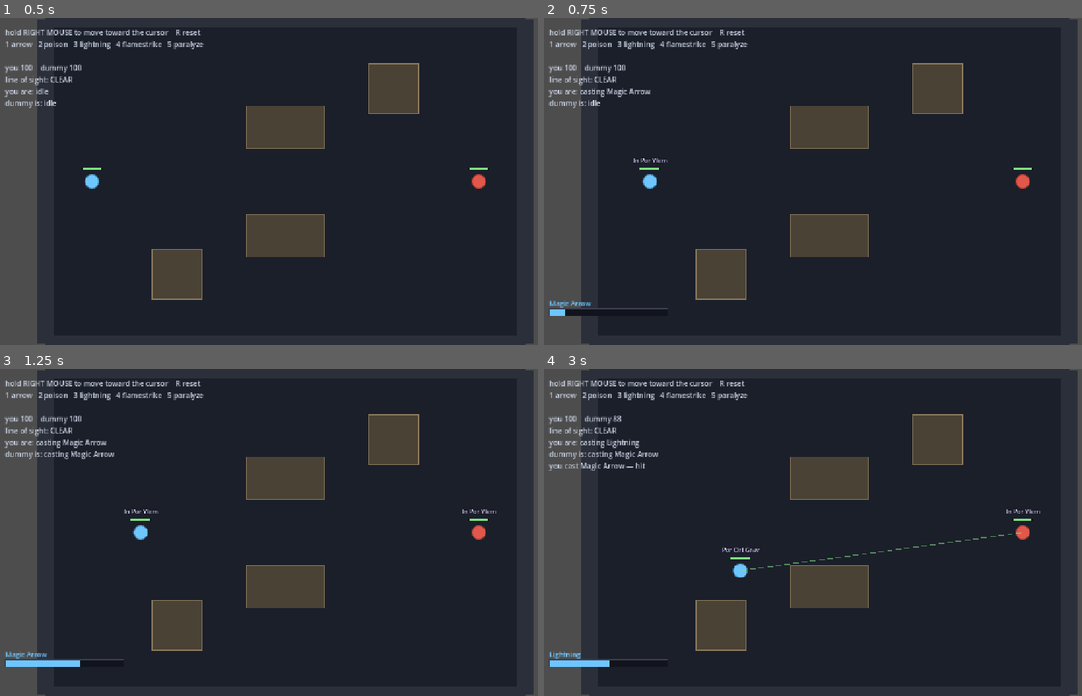
Above: before the commit, frames 1-4 (two rows, left to right).
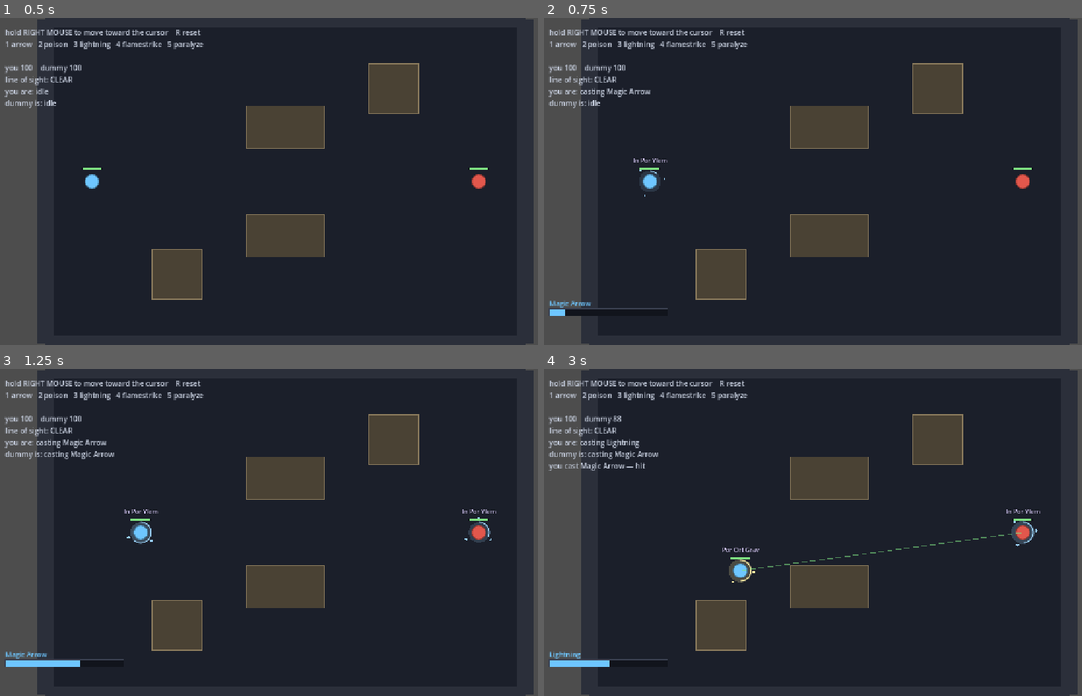
Above: after the commit, the same moments.

Repository: sirdeaz/uo-arena
Game: Godot game, scene res://autoload/boot.tscn
Same seed, same stepped clock (60 frames per second), same inputs: the game is played once before the commit and once after it.
Inputs (mouse positions are in pixels of both pictures, inside the frame that each line leads up to):
- Up to frame 1 (0.5 s): no input
- Up to frame 2 (0.75 s): tap Enter at 0.5 s; move the mouse to (958, 165) at 0.52 s; hold D from 0.53 s (still down); tap 1 at 0.6 s; click (958, 165) at 0.67 s
- Up to frame 3 (1.25 s): keep holding D
- Up to frame 4 (3 s): move the mouse to (710, 548) at 1.27 s; release D at 1.28 s; hold S 1.28-2.03 s; tap 2 at 1.35 s; move the mouse to (888, 460) at 2.02 s; hold D 2.03-2.78 s; tap 3 at 2.1 s; move the mouse to (802, 597) at 2.77 s; hold W from 2.78 s (still down); tap 4 at 2.85 s; click (802, 597) at 2.92 s

Frame 1 is identical in both runs. In frame 2, 0.1% of the frame differs, in the area x 17-23%, y 46-55%; in frame 3, 0.2%; in frame 4, 0.3%, in the area x 34-92%, y 46-66%.

Commit message:
Animate casting: charging runes, release and failure bursts
A caster now shows a gathering glow, a ring that fills with real cast progress,
and runes that orbit faster and draw inward as the spell comes together. All of
it is keyed to actual progress, so it reads as how-far-along rather than as
decoration, and it pairs with the mantra as the opponent's information.

Completion throws a ring outward; a fizzle or an interrupt collapses one
inward, so success and failure are distinguishable at a glance without reading
the cast bar.

Spell colour moves to client/spell_visuals.gd rather than onto SpellData, since
the server resolves spells without needing to know what orange means. Colours
are pinned as distinct for the same reason mantras are: two spells that look
alike mid-cast cannot be told apart.

Co-Authored-By: Claude Opus 5 <noreply@anthropic.com>

Diff:
--- a/client/fighter.gd
+++ b/client/fighter.gd
@@ -14,10 +14,19 @@
 
 const MANTRA_COLOR := Color("#dcd0ff")
 
+## How long the release / fizzle / interrupt burst stays on screen.
+const BURST_SECONDS: float = 0.4
+const RUNE_COUNT: int = 3
+
 @export var body_color: Color = Color("#6ec6ff")
 @export var player_controlled: bool = false
 
 var combatant: Combatant
+
+var _anim_time: float = 0.0
+var _burst_remaining: float = 0.0
+var _burst_color: Color = Color.WHITE
+var _burst_expands: bool = true
 
 
 func _ready() -> void:
@@ -35,9 +44,28 @@
 
 	combatant.position = global_position
 
+	var state := combatant.entity_state
+	state.cast_completed.connect(
+		func(spell: SpellData) -> void: _burst(SpellVisuals.color_for(spell), true)
+	)
+	state.cast_fizzled.connect(
+		func(_spell: SpellData, _reason: String) -> void: _burst(Color("#8a8f9c"), false)
+	)
+	state.cast_interrupted.connect(
+		func(_spell: SpellData) -> void: _burst(Color("#ffa447"), false)
+	)
+
+
+func _burst(color: Color, expands: bool) -> void:
+	_burst_color = color
+	_burst_expands = expands
+	_burst_remaining = BURST_SECONDS
+
 
 func _physics_process(delta: float) -> void:
 	combatant.tick_status(delta)
+	_anim_time += delta
+	_burst_remaining = maxf(0.0, _burst_remaining - delta)
 
 	var direction := Vector2.ZERO
 	if player_controlled and combatant.can_move():
@@ -76,6 +104,9 @@
 
 
 func _draw() -> void:
+	_draw_cast_animation()
+	_draw_burst()
+
 	draw_circle(Vector2.ZERO, RADIUS, body_color)
 	draw_arc(Vector2.ZERO, RADIUS, 0.0, TAU, 32, body_color.darkened(0.4), 2.0, true)
 
@@ -86,6 +117,63 @@
 
 	_draw_health_bar()
 	_draw_mantra()
+
+
+## Charging animation: a glow that brightens, a ring that fills with cast progress, and
+## runes that orbit faster and draw inward as the spell nears release. All of it is
+## keyed to real cast progress, so it doubles as a read on how far along they are.
+func _draw_cast_animation() -> void:
+	var state := combatant.entity_state
+
+	if state.current_state == EntityState.State.RECOVERING:
+		var recovery := state.recovery_time_elapsed / Constants.GLOBAL_CAST_RECOVERY_SECONDS
+		draw_arc(
+			Vector2.ZERO, RADIUS + 8.0, 0.0, TAU, 32,
+			Color("#8a8f9c", 0.35 * (1.0 - recovery)), 2.0, true
+		)
+		return
+
+	if state.current_state != EntityState.State.CASTING:
+		return
+
+	var progress := clampf(
+		state.cast_time_elapsed / state.current_spell.cast_time_seconds, 0.0, 1.0
+	)
+	var color := SpellVisuals.color_for(state.current_spell)
+
+	# Gathering glow beneath the caster.
+	var pulse := 1.0 + sin(_anim_time * 9.0) * 0.06
+	draw_circle(
+		Vector2.ZERO, (RADIUS + 10.0) * pulse, Color(color, 0.10 + progress * 0.22)
+	)
+
+	# Progress ring, filling clockwise from the top.
+	draw_arc(
+		Vector2.ZERO, RADIUS + 9.0, -PI * 0.5, -PI * 0.5 + TAU * progress, 48,
+		Color(color, 0.9), 3.0, true
+	)
+
+	# Runes orbiting faster and tighter as the spell comes together.
+	var orbit := (RADIUS + 22.0) - progress * 10.0
+	var spin := _anim_time * (2.0 + progress * 6.0)
+	for i in RUNE_COUNT:
+		var angle := spin + TAU * float(i) / float(RUNE_COUNT)
+		draw_circle(
+			Vector2(orbit, 0).rotated(angle), 2.5 + progress * 1.5, Color(color, 0.95)
+		)
+
+
+## Release, fizzle or interrupt. A completed cast throws a ring outward; a failed one
+## collapses inward, so the two read differently at a glance.
+func _draw_burst() -> void:
+	if _burst_remaining <= 0.0:
+		return
+	var fade := _burst_remaining / BURST_SECONDS
+	var radius := (RADIUS + 6.0) + (1.0 - fade) * 26.0 if _burst_expands \
+		else (RADIUS + 26.0) * fade
+	draw_arc(
+		Vector2.ZERO, maxf(radius, 1.0), 0.0, TAU, 32, Color(_burst_color, fade), 3.0, true
+	)
 
 
 ## The spoken words, overhead, for as long as the cast runs. This is the opponent's
--- a/client/local_test.gd
+++ b/client/local_test.gd
@@ -18,14 +18,6 @@
 
 const DUMMY_THINK_SECONDS: float = 0.9
 const EFFECT_SECONDS: float = 0.55
-
-const SPELL_COLORS := {
-	"Magic Arrow": Color("#9fd8ff"),
-	"Poison": Color("#7ee081"),
-	"Lightning": Color("#fff2a8"),
-	"Flamestrike": Color("#ff8a4c"),
-	"Paralyze": Color("#ffd166"),
-}
 
 var map: ArenaMap
 var resolver: CombatResolver
@@ -118,7 +110,7 @@
 		_effects.append({
 			"from": from.position,
 			"to": to.position,
-			"color": SPELL_COLORS.get(spell.spell_name, Color.WHITE) as Color,
+			"color": SpellVisuals.color_for(spell),
 			"remaining": EFFECT_SECONDS,
 		})
 
--- /dev/null
+++ b/client/spell_visuals.gd
@@ -0,0 +1,21 @@
+extends RefCounted
+class_name SpellVisuals
+
+## Client-side look of each spell. Kept out of `common/` on purpose: the server
+## resolves spells without ever needing to know what colour a flamestrike is.
+
+const FALLBACK_COLOR := Color("#d8d8d8")
+
+const COLORS := {
+	"Magic Arrow": Color("#9fd8ff"),
+	"Poison": Color("#7ee081"),
+	"Lightning": Color("#fff2a8"),
+	"Flamestrike": Color("#ff8a4c"),
+	"Paralyze": Color("#ffd166"),
+}
+
+
+static func color_for(spell: SpellData) -> Color:
+	if spell == null:
+		return FALLBACK_COLOR
+	return COLORS.get(spell.spell_name, FALLBACK_COLOR)
--- /dev/null
+++ b/tests/test_spell_visuals.gd
@@ -0,0 +1,47 @@
+extends TestCase
+
+## Spell colour is client presentation, so it lives in `client/` rather than on
+## `SpellData` in `common/` — the server has no business knowing what orange means.
+## Distinctness is the part worth pinning: two spells sharing a colour would make the
+## cast animation useless as a read, the same way a duplicated mantra would.
+
+const SPELL_NAMES := [
+	"magic_arrow", "poison", "lightning", "flamestrike", "paralyze",
+]
+
+
+func _spell(spell_name: String) -> SpellData:
+	return load("res://common/spells/%s.tres" % spell_name)
+
+
+func test_every_spell_has_its_own_colour() -> void:
+	var seen: Array[Color] = []
+	for spell_name in SPELL_NAMES:
+		var color := SpellVisuals.color_for(_spell(spell_name))
+		assert_false(seen.has(color), "%s reuses another spell's colour" % spell_name)
+		seen.append(color)
+
+
+func test_colours_are_not_the_fallback() -> void:
+	for spell_name in SPELL_NAMES:
+		assert_false(
+			SpellVisuals.color_for(_spell(spell_name)) == SpellVisuals.FALLBACK_COLOR,
+			"%s should have a deliberate colour, not the fallback" % spell_name
+		)
+
+
+func test_an_unknown_spell_falls_back_rather_than_erroring() -> void:
+	var unknown := SpellData.new()
+	unknown.spell_name = "Summon Daemon"
+	assert_eq(
+		SpellVisuals.color_for(unknown),
+		SpellVisuals.FALLBACK_COLOR,
+		"a spell added without a colour should still draw"
+	)
+
+
+func test_a_null_spell_falls_back() -> void:
+	# Draw code can race a cast ending; this must not crash the client.
+	assert_eq(
+		SpellVisuals.color_for(null), SpellVisuals.FALLBACK_COLOR, "null must be safe"
+	)
Not shown, added: client/spell_visuals.gd.uid
Not shown, added: tests/test_spell_visuals.gd.uid
